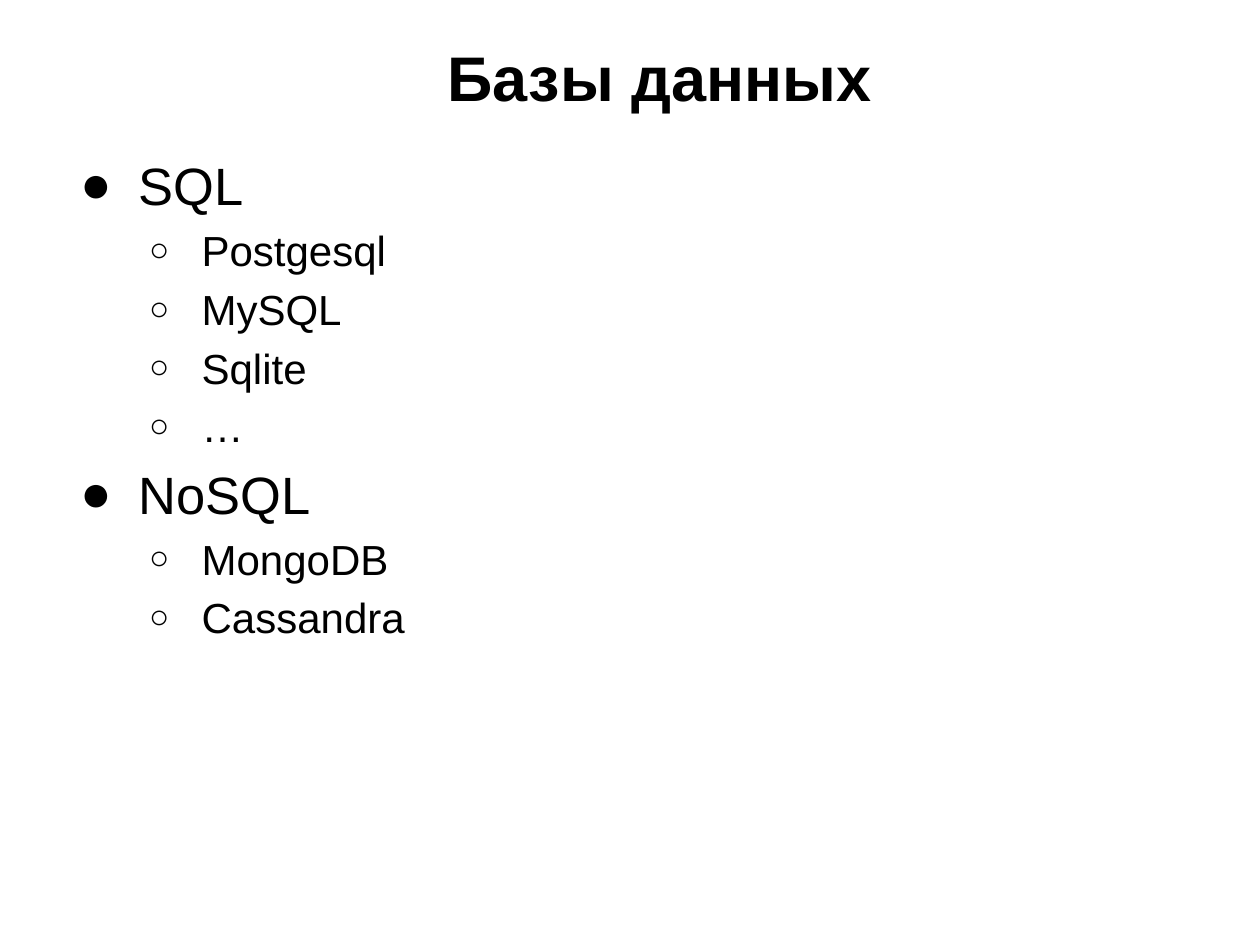
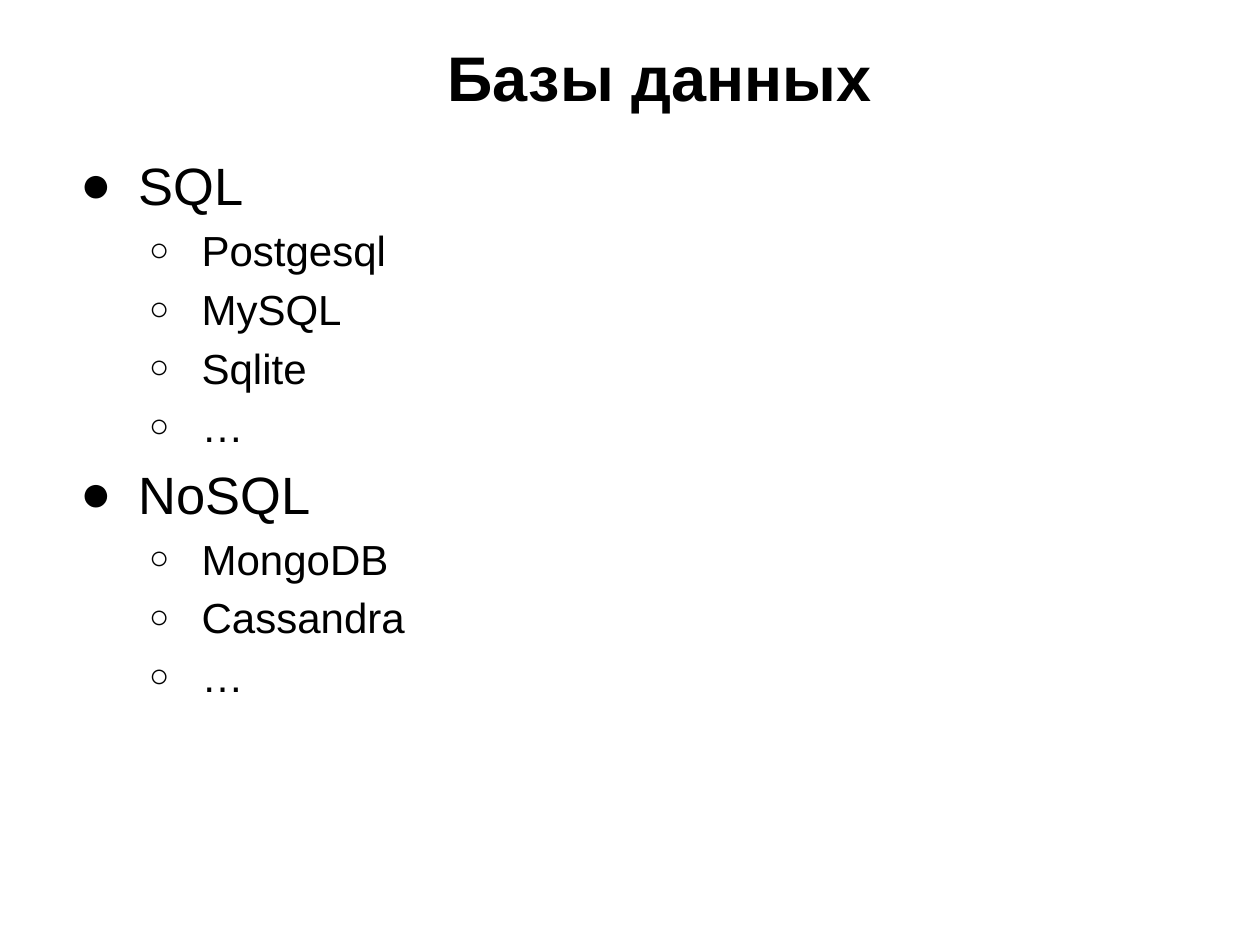
Before and after one commit to schadov/241m-lectures, a slide deck: slide 4 of Lecture_DB.pptx. Drawn at 1260x945 pixels with LibreOffice and Linux fonts; fonts in the diff are those of the drawing. Boxes give left, top, right and bottom in pixels: in the first picture for what was removed or moved away, otherwise in the second. Text is boxed around its words. In the diff, an @@ line names an element or a change of style, - is before the commit and + after.

```diff
--- a/Lecture_DB.pptx
+++ b/Lecture_DB.pptx
@@ text at (x1=139, y1=168, x2=405, y2=634): paragraph added @@
+  ○ …
```
Also in this commit, not shown: 8 other slides changed, 3 slides added.
